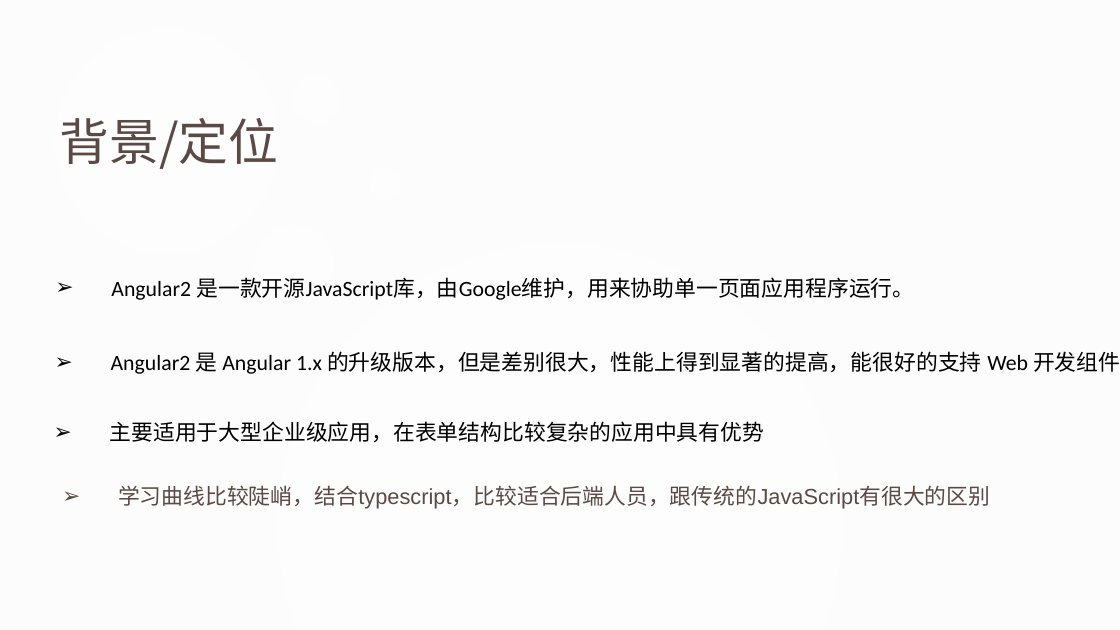
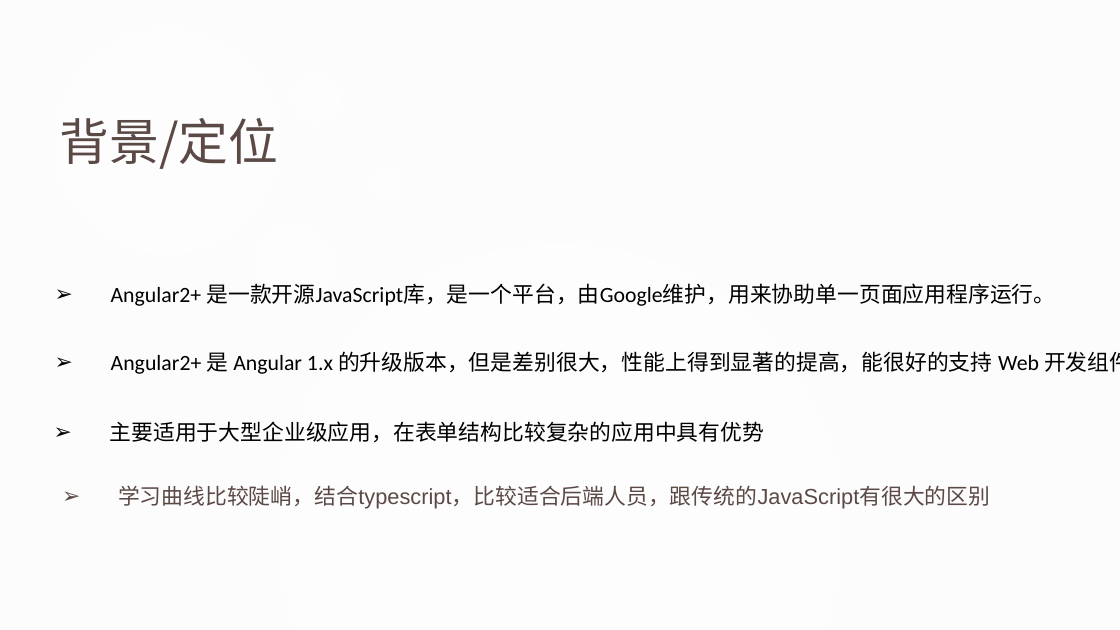
Before and after one commit to Alsw/codewars, a slide deck: slide 3 of angular入门.pptx. Drawn at 1120x630 pixels with LibreOffice and Linux fonts; fonts in the diff are those of the drawing; background and template pictures are left out. Boxes give left, top, right and bottom in pixels: in the first picture for what was removed or moved away, otherwise in the second. Text is boxed around its words. In the diff, an @@ line names an element or a change of style, - is before the commit and + after.

```diff
--- a/angular入门.pptx
+++ b/angular入门.pptx
@@ text at <box>111,283,1055,306</box>: text changed @@
-➢ Angular2 是一款开源JavaScript库，由Google维护，用来协助单一页面应用程序运行。
+➢ Angular2+ 是一款开源JavaScript库，是一个平台，由Google维护，用来协助单一页面应用程序运行。
@@ text at <box>111,351,1120,374</box>: text changed @@
-➢ Angular2 是 Angular 1.x 的升级版本，但是差别很大，性能上得到显著的提高，能很好的支持 Web 开发组件。
+➢ Angular2+ 是 Angular 1.x 的升级版本，但是差别很大，性能上得到显著的提高，能很好的支持 Web 开发组件。
```
